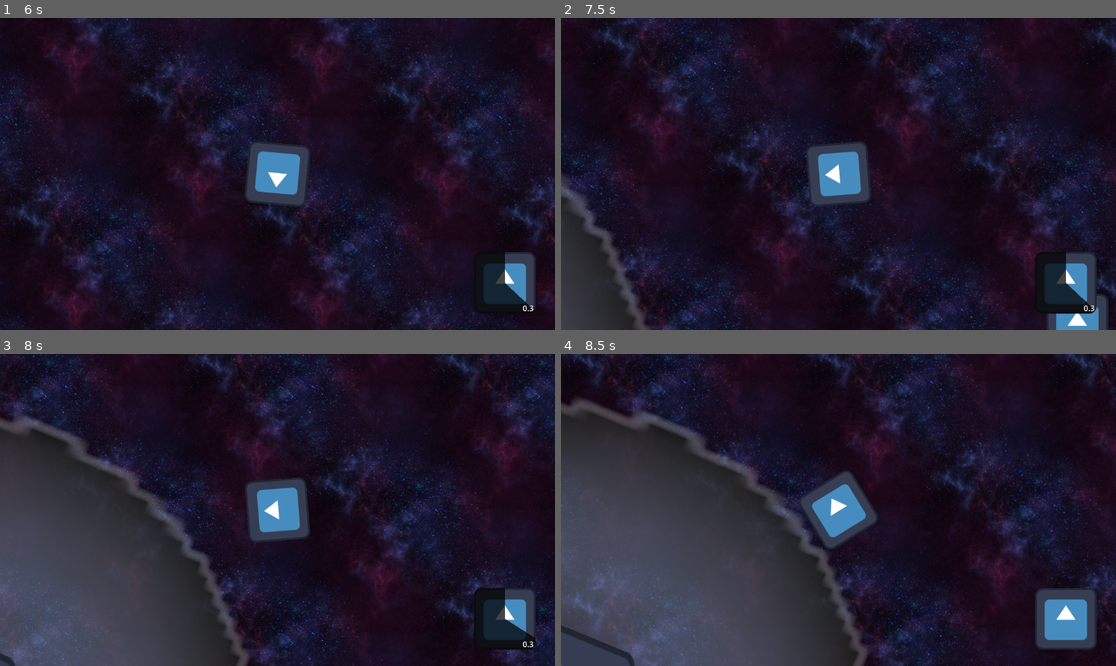
Above: before the commit, frames 1-4 (two rows, left to right).
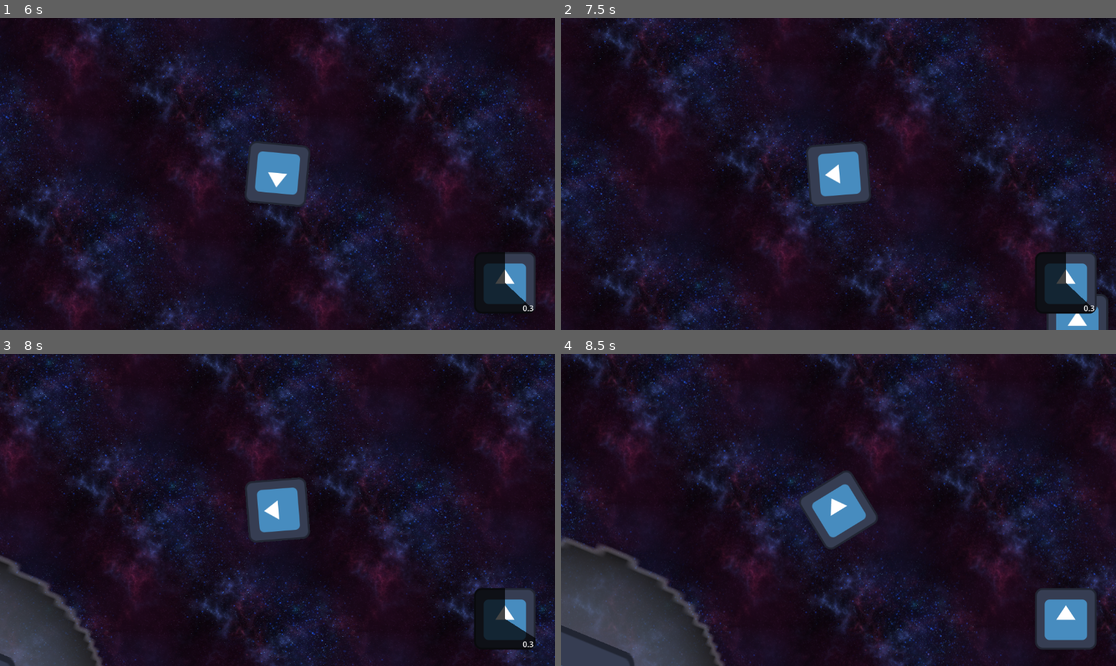
Above: after the commit, the same moments.

Repository: joegriffin2000/starship_jousting_godot
Game: Godot game, scene res://mainspace.tscn
Same seed, same stepped clock (60 frames per second), same inputs: the game is played once before the commit and once after it. The engine's default icon, where the game draws it, is replaced by a stand-in: a white triangle on a blue panel in a dark square.
Inputs (mouse positions are in pixels of both pictures, inside the frame that each line leads up to):
- Up to frame 1 (6 s): click (505, 283) at 0.5 s; hold D (right) 1.28-2.03 s; hold Space (dash) 1.28-2.03 s; hold A (left) 2.03-2.78 s; tap Space (dash) at 2.1, 3.6, 5.1 s; hold D (right) 2.78-3.53 s; hold Space (dash) 2.78-3.53 s; hold W (up) 3.53-4.28 s; hold Space (dash) 4.28-5.03 s; hold A (left) from 4.28 s (still down); hold Space (dash) from 5.78 s (still down)
- Up to frame 2 (7.5 s): release A (left) at 6.53 s; release Space (dash) at 6.53 s; hold D (right) 6.53-7.28 s; tap Space (dash) at 6.6 s; hold W (up) from 7.28 s (still down); hold Space (dash) from 7.28 s (still down)
- Up to frame 3 (8 s): keep holding W (up); keep holding Space (dash)
- Up to frame 4 (8.5 s): release W (up) at 8.03 s; release Space (dash) at 8.03 s; hold D (right) from 8.03 s (still down); tap Space (dash) at 8.1 s

Frame 1 is identical in both runs. In frame 2, 3.8% of the frame differs, in the area x 0-17%, y 50-100%; in frame 3, 21%; in frame 4, 28%, in the area x 0-56%, y 14-100%.

Commit message:
carrier ship babyyyyy

Diff:
--- /dev/null
+++ b/carrier.gd
@@ -0,0 +1,13 @@
+extends StaticBody2D
+
+
+
+func _on_shop_area_entered(body):
+	if body.has_method("shop_entered"):
+		$"Shop Menu".visible = true
+		print("shop open")
+	print("body entered")
+
+func _on_shop_area_exited(body):
+	if body.has_method("shop_entered"):
+		$"Shop Menu".visible = false
--- a/carrier.tscn
+++ b/carrier.tscn
@@ -1,6 +1,8 @@
-[gd_scene load_steps=6 format=3 uid="uid://dwtvkp2vnyevp"]
+[gd_scene load_steps=8 format=3 uid="uid://dwtvkp2vnyevp"]
 
+[ext_resource type="Script" path="res://carrier.gd" id="1_173kj"]
 [ext_resource type="Texture2D" uid="uid://deak4o1xsi0rn" path="res://Sprites/icon.svg" id="1_sxrk5"]
+[ext_resource type="PackedScene" uid="uid://btbb3t0k66qi8" path="res://shop_menu.tscn" id="2_dm7ei"]
 
 [sub_resource type="Gradient" id="Gradient_ty7mj"]
 offsets = PackedFloat32Array(0, 0.197842, 0.985611, 0.989209, 0.992806, 1)
@@ -14,22 +16,22 @@
 metadata/_snap_enabled = true
 
 [sub_resource type="CircleShape2D" id="CircleShape2D_myd4u"]
-radius = 679.294
+radius = 386.745
 
 [sub_resource type="CapsuleShape2D" id="CapsuleShape2D_fpu2p"]
 radius = 124.0
 height = 416.0
 
 [node name="Carrier" type="StaticBody2D"]
-position = Vector2(696, 294)
+script = ExtResource("1_173kj")
 
-[node name="Area2D" type="Area2D" parent="."]
+[node name="Shop" type="Area2D" parent="."]
 
-[node name="Sprite2D" type="Sprite2D" parent="Area2D"]
-scale = Vector2(25, 25)
+[node name="Sprite2D" type="Sprite2D" parent="Shop"]
+scale = Vector2(14.4375, 14.4375)
 texture = SubResource("GradientTexture2D_vj1xu")
 
-[node name="CollisionShape2D" type="CollisionShape2D" parent="Area2D"]
+[node name="CollisionShape2D" type="CollisionShape2D" parent="Shop"]
 shape = SubResource("CircleShape2D_myd4u")
 
 [node name="Sprite2D" type="Sprite2D" parent="."]
@@ -41,3 +43,9 @@
 [node name="CollisionShape2D" type="CollisionShape2D" parent="."]
 shape = SubResource("CapsuleShape2D_fpu2p")
 metadata/_edit_lock_ = true
+
+[node name="Shop Menu" parent="." instance=ExtResource("2_dm7ei")]
+visible = false
+
+[connection signal="body_entered" from="Shop" to="." method="_on_shop_area_entered"]
+[connection signal="body_exited" from="Shop" to="." method="_on_shop_area_exited"]
--- a/logic/ship.gd
+++ b/logic/ship.gd
@@ -35,3 +35,6 @@
 		velocity = velocity.bounce(get_slide_collision(0).get_normal())
 
 	move_and_slide()
+
+func shop_entered():
+	pass
--- a/mainspace.tscn
+++ b/mainspace.tscn
@@ -21,6 +21,10 @@
 expand_mode = 3
 stretch_mode = 1
 
+[node name="Carrier" parent="." instance=ExtResource("6_t3k5q")]
+position = Vector2(-1579, -384)
+rotation = 0.390954
+
 [node name="Ship" parent="." instance=ExtResource("1_31b5h")]
 position = Vector2(-8, -10)
 
@@ -36,7 +40,3 @@
 [node name="CollisionPolygon2D" type="CollisionPolygon2D" parent="StaticBody2D"]
 position = Vector2(0, 8)
 polygon = PackedVector2Array(200, -2326, 44, -2343, -3395, -2307, -3395, 2333, 3407, 2321, 3421, -2306, 45, -2303, 3381, -2267, 3368, 2280, -3355, 2293, -3355, -2267, 43, -2302)
-
-[node name="Carrier" parent="." instance=ExtResource("6_t3k5q")]
-position = Vector2(-1579, -384)
-rotation = 0.390954
--- /dev/null
+++ b/shop_menu.gd
@@ -0,0 +1 @@
+extends CanvasLayer
--- /dev/null
+++ b/shop_menu.tscn
@@ -0,0 +1,12 @@
+[gd_scene load_steps=2 format=3 uid="uid://btbb3t0k66qi8"]
+
+[ext_resource type="Script" path="res://shop_menu.gd" id="1_ce6tv"]
+
+[node name="CanvasLayer" type="CanvasLayer"]
+script = ExtResource("1_ce6tv")
+
+[node name="Panel" type="Panel" parent="."]
+offset_left = 162.0
+offset_top = 72.0
+offset_right = 988.0
+offset_bottom = 554.0
Not shown, added: .gitattributes
